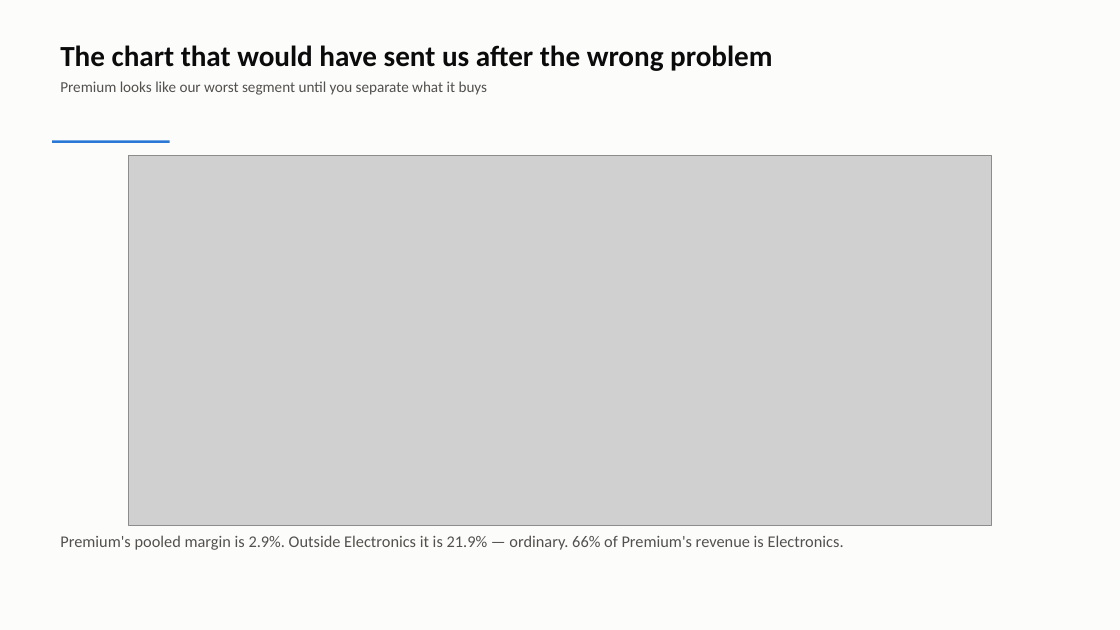
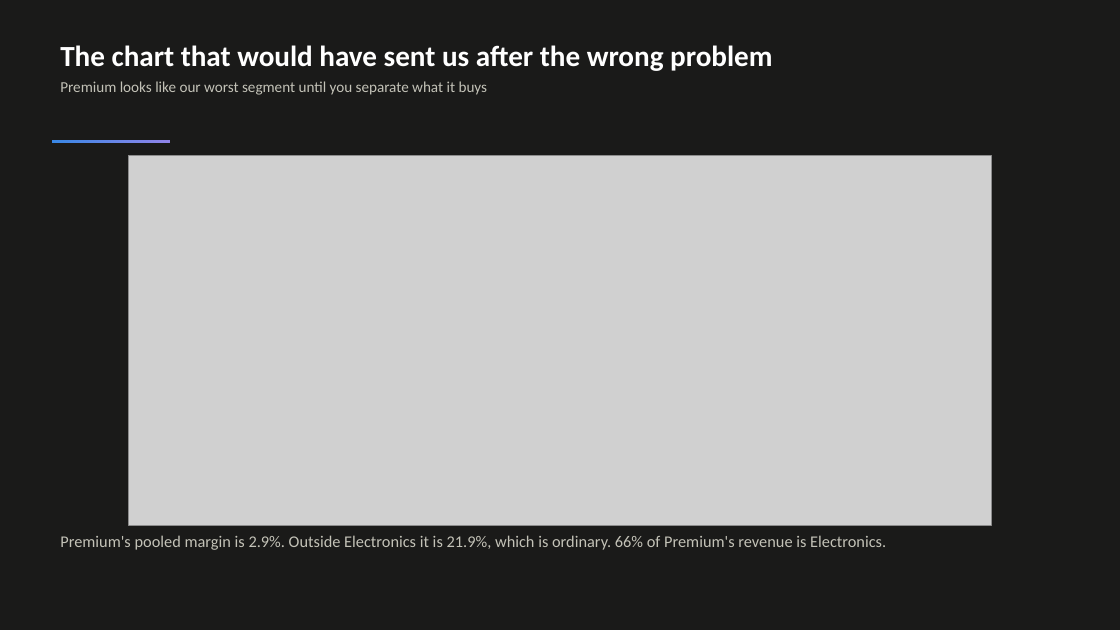
Before and after one commit to saint2706/AuroraCart-Case-Study, a slide deck: slide 13 of deliverables/AuroraCart_Executive_Story.pptx. Drawn at 1120x630 pixels with LibreOffice and Linux fonts; fonts in the diff are those of the drawing; grey boxes stand for pictures. Boxes give left, top, right and bottom in pixels: in the first picture for what was removed or moved away, otherwise in the second. Text is boxed around its words. In the diff, an @@ line names an element or a change of style, - is before the commit and + after.

```diff
--- a/deliverables/AuroraCart_Executive_Story.pptx
+++ b/deliverables/AuroraCart_Executive_Story.pptx
@@ background #FCFCFB to #1A1A19 @@
@@ text "The chart that would have ..." at [60,45,772,95]: text colour #0B0B0B to #FFFFFF in "The chart that would have sent us ..."; text colour #52514E to #C3C2B7 in "Premium looks like our worst segment until ..." @@
@@ rectangle at [52,140,170,143]: fill #2A78D6 to gradient #3987E5 to #9085E9 @@
@@ text at [60,535,886,550]: text changed; text colour #52514E to #C3C2B7 @@
-Premium's pooled margin is 2.9%. Outside Electronics it is 21.9% — ordinary. 66% of Premium's revenue is Electronics.
+Premium's pooled margin is 2.9%. Outside Electronics it is 21.9%, which is ordinary. 66% of Premium's revenue is Electronics.
```
Also in this commit, not shown: 16 other slides changed, 25 other files.
